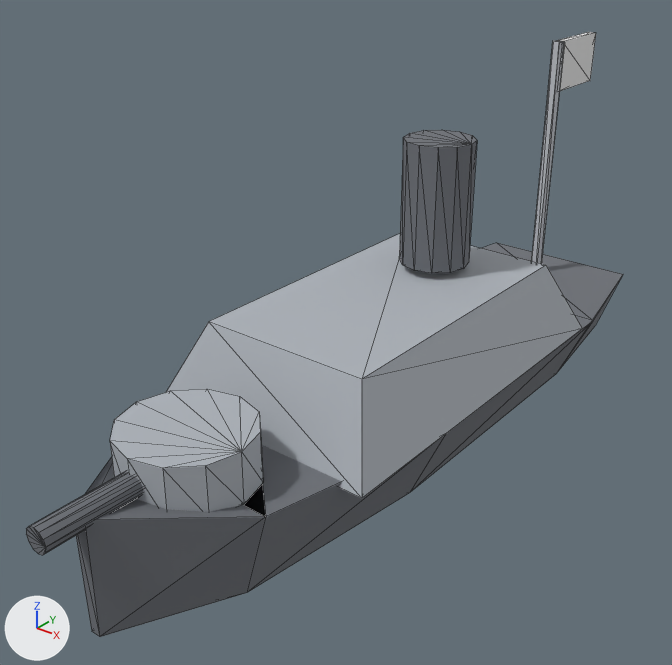
Before and after pictures for a commit that changed the glTF model csharp/Unciv.Godot/Packs/units/models/unit/Ironclad.glb.
Camera for both pictures: a 50 mm lens placed at (0.608, -0.864, 0.654), pointed at (-0.029, -0.068, 0.161). Arrows for +X, +Y and +Z are at lower left; the lights stay in place. The picture after the commit comes second. Mesh edges are drawn as thin lines. Vertices at exactly the same position are counted once.

Names of what the first picture shows: 'Body'.
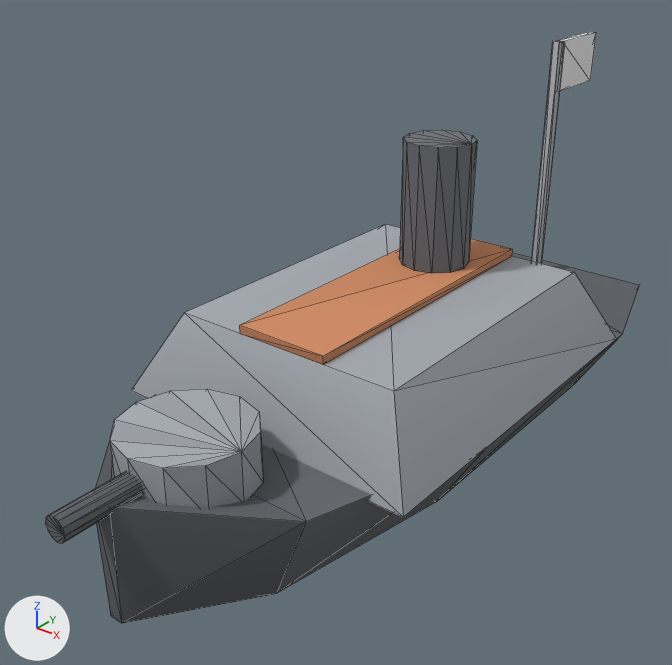
What changed in the scene script:
```text
Change mat_dark:
    where n0 = _N.new('ShaderNodeBsdfPrincipled'); n0.name = 'Principled BSDF'
    remove n0.inputs[0].default_value = (0.16, 0.17, 0.19, 1.0)  # 'Base Color', grey #6f7379
    add n2 = _N.new('ShaderNodeMix'); n2.name = 'Mix'
    add n2.data_type = 'RGBA'
    add n2.blend_type = 'MULTIPLY'
    add n2.inputs[0].default_value = 1.0  # 'Factor'
    add n2.inputs[7].default_value = (0.16, 0.17, 0.19, 1.0)  # 'B', grey #6f7379
    add n3 = _N.new('ShaderNodeVertexColor'); n3.name = 'Color Attribute'
    add _L.new(n2.outputs[2], n0.inputs[0])  # 'Result' to 'Base Color'
    add _L.new(n3.outputs[0], n2.inputs[6])  # 'Color' to 'A'
Change mat_grey:
    where n0 = _N.new('ShaderNodeBsdfPrincipled'); n0.name = 'Principled BSDF'
    remove n0.inputs[0].default_value = (0.42, 0.45, 0.49, 1.0)  # 'Base Color', grey #adb3ba
    add n2 = _N.new('ShaderNodeMix'); n2.name = 'Mix'
    add n2.data_type = 'RGBA'
    add n2.blend_type = 'MULTIPLY'
    add n2.inputs[0].default_value = 1.0  # 'Factor'
    add n2.inputs[7].default_value = (0.42, 0.45, 0.49, 1.0)  # 'B', grey #adb3ba
    add n3 = _N.new('ShaderNodeVertexColor'); n3.name = 'Color Attribute'
    add _L.new(n2.outputs[2], n0.inputs[0])  # 'Result' to 'Base Color'
    add _L.new(n3.outputs[0], n2.inputs[6])  # 'Color' to 'A'
Change mat_steel:
    where n0 = _N.new('ShaderNodeBsdfPrincipled'); n0.name = 'Principled BSDF'
    remove n0.inputs[0].default_value = (0.58, 0.6, 0.64, 1.0)  # 'Base Color', light grey #c8cbd1
    add n2 = _N.new('ShaderNodeMix'); n2.name = 'Mix'
    add n2.data_type = 'RGBA'
    add n2.blend_type = 'MULTIPLY'
    add n2.inputs[0].default_value = 1.0  # 'Factor'
    add n2.inputs[7].default_value = (0.58, 0.6, 0.64, 1.0)  # 'B', light grey #c8cbd1
    add n3 = _N.new('ShaderNodeVertexColor'); n3.name = 'Color Attribute'
    add _L.new(n2.outputs[2], n0.inputs[0])  # 'Result' to 'Base Color'
    add _L.new(n3.outputs[0], n2.inputs[6])  # 'Color' to 'A'
Add mat_redwood:
    mat_redwood = bpy.data.materials.new('RedWood')
    # nodes: BsdfPrincipled, Mix, OutputMaterial, VertexColor
    # colours: orange #d48e65, mixed with the vertex colours
Change me_body:
    used by ob_body; location = (0.0, 0.0, 0.0)
    remove me_body.from_pydata(...)  # 120 vertices, 212 faces; spans x -0.15..0.15, y -0.52..0.51, z 0.0..0.45
    add me_body.from_pydata(...)  # 128 vertices, 224 faces; spans x -0.2..0.2, y -0.5..0.51, z 0.0..0.45
    me_body part 1: a new loose piece, a box spanning x -0.06..0.06, y -0.2..0.2, z 0.2..0.21, in mat_redwood
    me_body part 2
    24 vertices in x -0.014..0.014, y -0.52..-0.36, z 0.126..0.154 move by (0.0, 0.02, 0.0)
    28 vertices move from x -0.15..0.15, y -0.475..0.475, z 0.0..0.2 to x -0.2..0.2, y -0.45..0.45, z 0.0..0.2
    add me_body.materials.append(mat_redwood)
```

Boxes (x1, y1, x2, y2) around the edits, measured in the pictures (672 x 665 px; the box of a moved part takes in the faces that stretch with it):
'Body', recoloured, reshaped: before (26, 32, 623, 637); after (46, 32, 640, 623)
part 1 of me_body, added (orange): after (240, 239, 513, 365)
part 2 of me_body, moved or reshaped: before (26, 234, 623, 637); after (46, 224, 640, 623)
